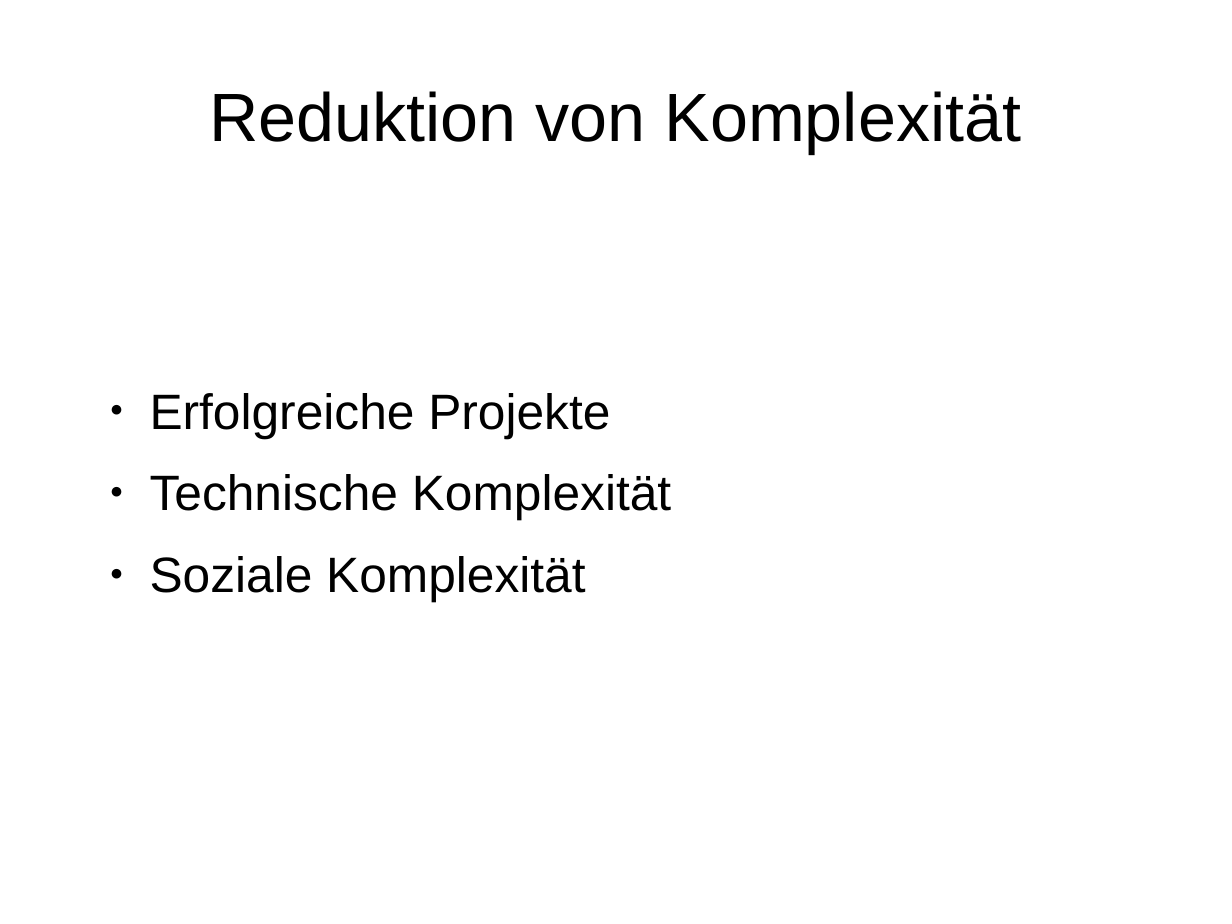
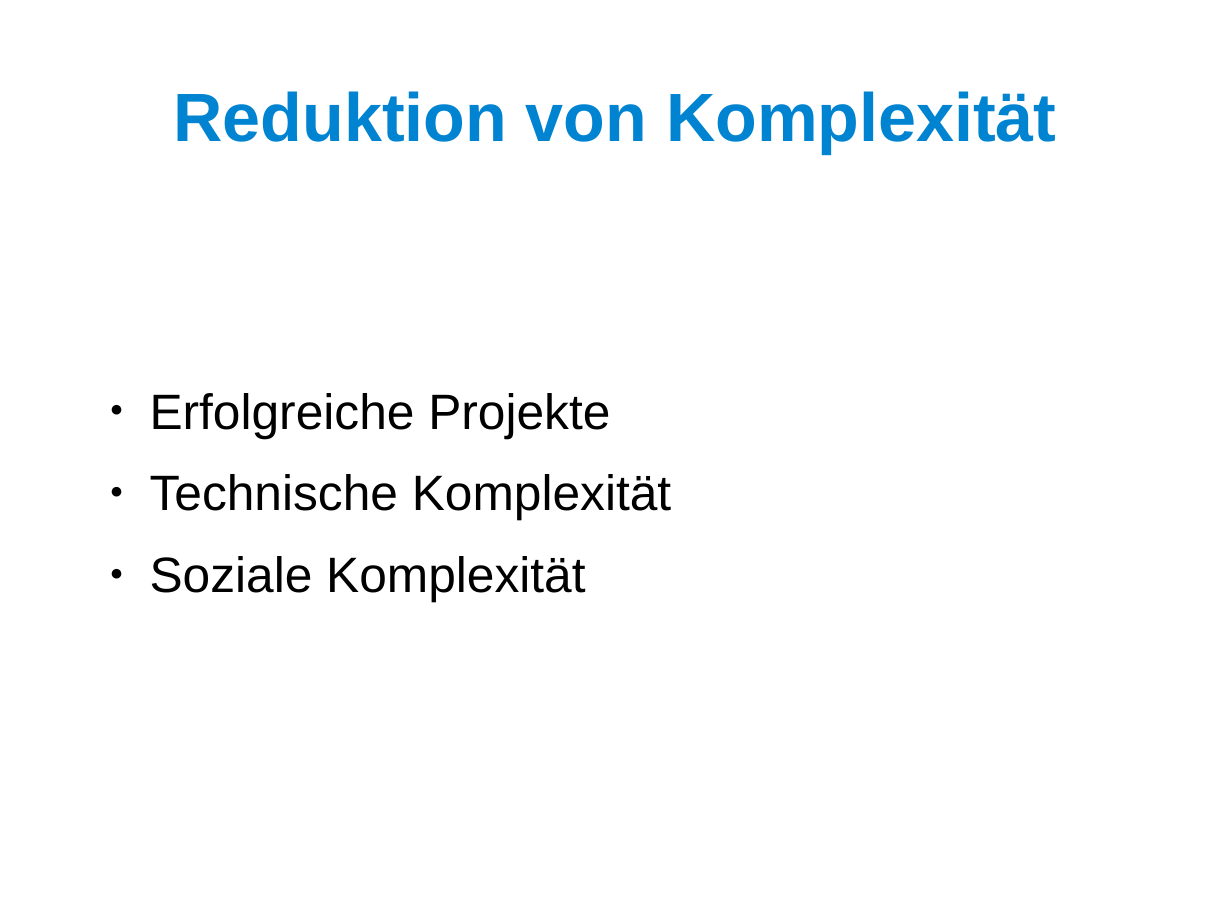
Before and after one commit to danielfr/Hausarbeit, a slide deck: slide 3 of ThesisPraesentation.odp. Drawn at 1232x924 pixels with LibreOffice and Linux fonts; fonts in the diff are those of the drawing. Boxes give left, top, right and bottom in pixels: in the first picture for what was removed or moved away, otherwise in the second. Text is boxed around its words. In the diff, an @@ line names an element or a change of style, - is before the commit and + after.

```diff
--- a/ThesisPraesentation.odp
+++ b/ThesisPraesentation.odp
@@ title "Reduktion von Komplexität" at box(173, 91, 1057, 153): text colour #000000 to #0084D1, bold on @@
```
Also in this commit, not shown: 1 other slide changed, 1 other file.
